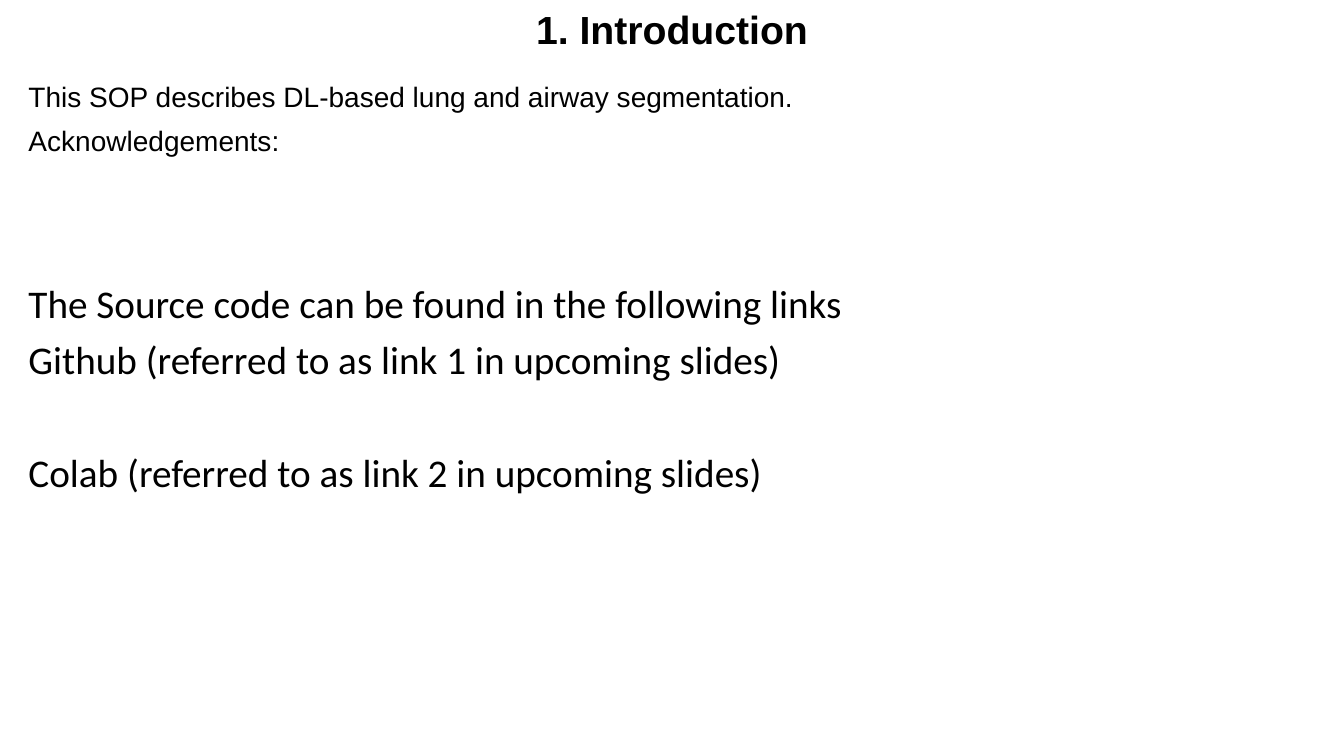
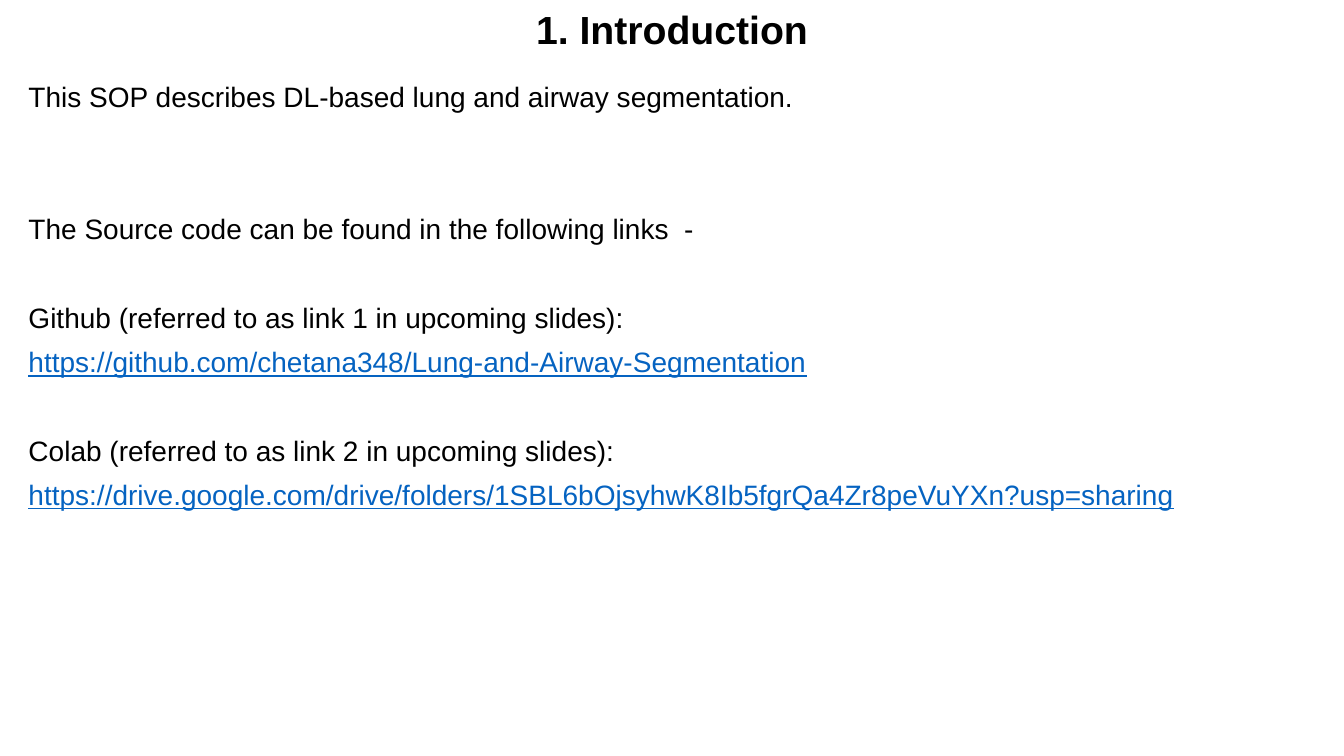
Before and after one commit to chetana348/Lung-and-Airway-Segmentation-using-Modified-UNet, a slide deck: slide 3 of SOP.pptx. Drawn at 1344x756 pixels with LibreOffice and Linux fonts; fonts in the diff are those of the drawing. Boxes give left, top, right and bottom in pixels: in the first picture for what was removed or moved away, otherwise in the second. Text is boxed around its words. In the diff, an @@ line names an element or a change of style, - is before the commit and + after.

Commit message:
Update

```diff
--- a/SOP.pptx
+++ b/SOP.pptx
@@ text at [28, 218, 1173, 510]: text changed; size 28 to 20 pt; font Calibri to Arial; text colour #000000 to #0563C1 @@
-Acknowledgements:
-The Source code can be found in the following links
-Github (referred to as link 1 in upcoming slides)
-Colab (referred to as link 2 in upcoming slides)
+The Source code can be found in the following links -
+Github (referred to as link 1 in upcoming slides):
+https://github.com/chetana348/Lung-and-Airway-Segmentation
+Colab (referred to as link 2 in upcoming slides):
+https://drive.google.com/drive/folders/1SBL6bOjsyhwK8Ib5fgrQa4Zr8peVuYXn?usp=sharing
```
